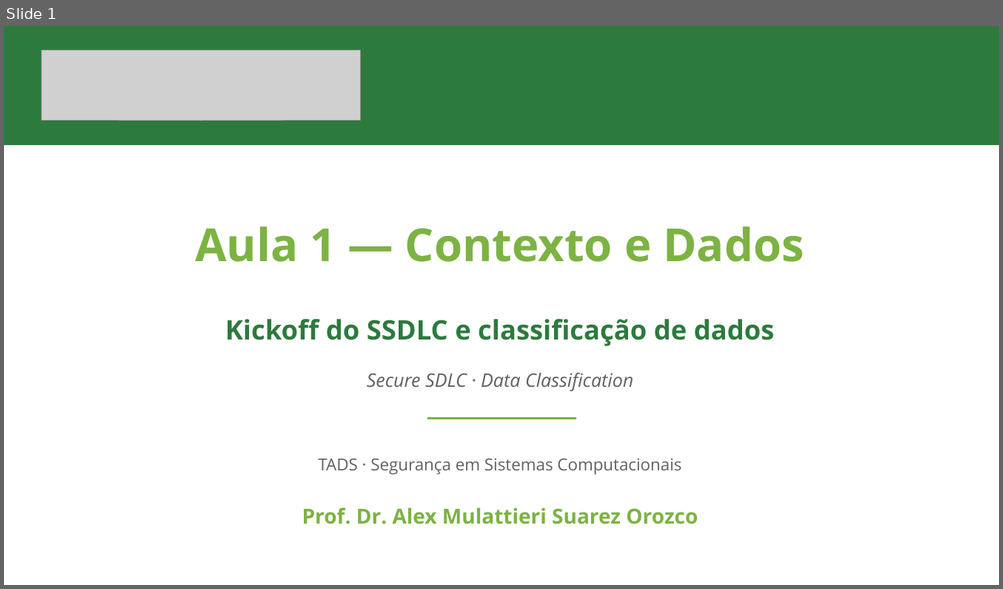
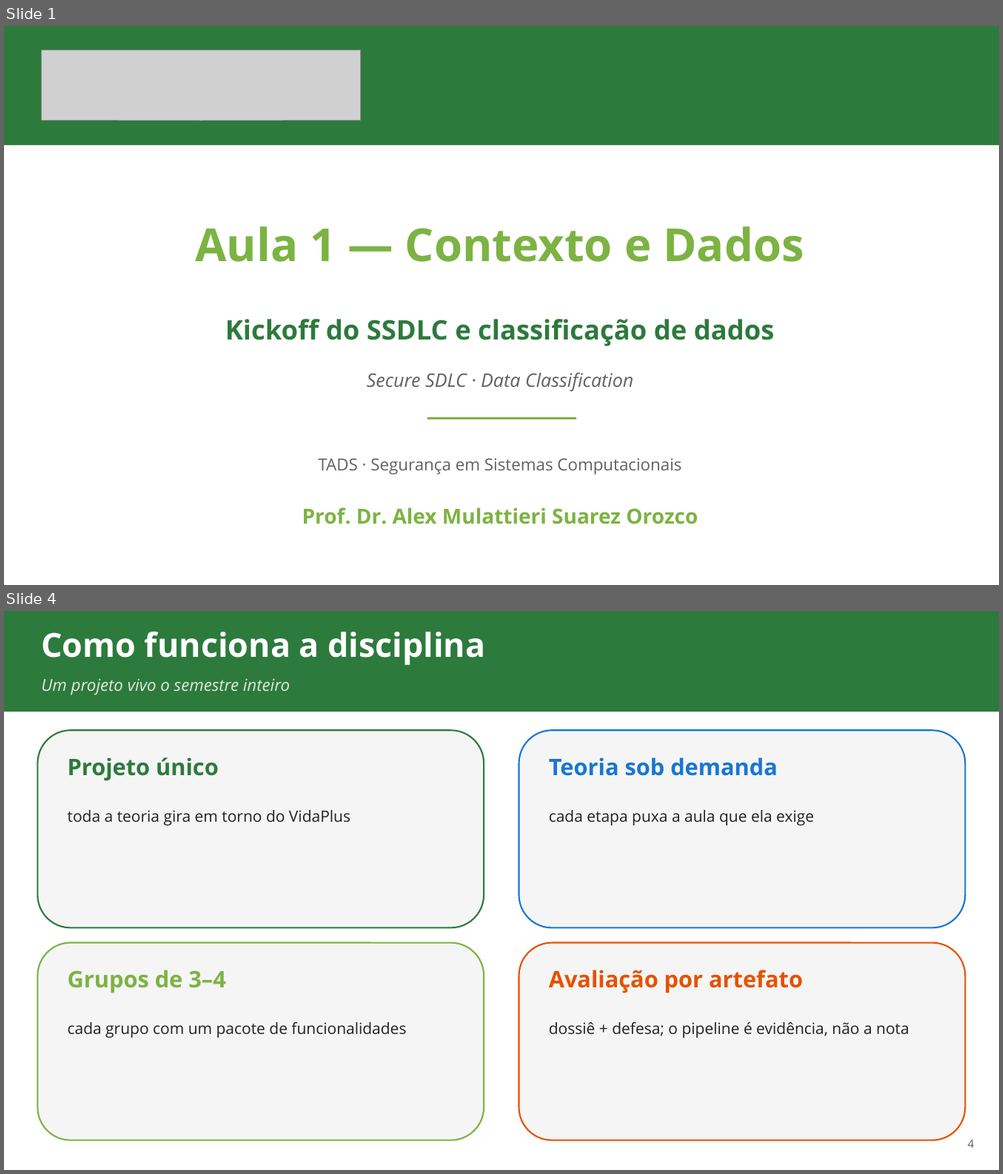
Before and after one commit to ads-sapucaia-ssc/SSC, a slide deck: aulas/aula-01-contexto-e-dados.pptx. Shown one above the other, each under a label of ours: slide 1 before the commit, slides 1 and 4 after it; the slides between them are not shown. The pictures are 1003x589 and 1003x1174 pixels, drawn with LibreOffice and Linux fonts; fonts in the diff are those of the drawing; grey boxes stand for pictures. Boxes give left, top, right and bottom in pixels: in the first picture for what was removed or moved away, otherwise in the second. Text is boxed around its words. In the diff, an @@ line names an element or a change of style, - is before the commit and + after.

Commit message:
Aula 1 (Fase 0): adiciona abertura da disciplina - contexto do projeto, funcionamento, cronograma das 8 fases e relacao de assuntos; espelha na apostila (docs/12)

```diff
--- a/aulas/aula-01-contexto-e-dados.pptx
+++ b/aulas/aula-01-contexto-e-dados.pptx
@@ slide 4 added at [4, 611, 999, 1170], background #FFFFFF @@
@@ rectangle added at [4, 611, 999, 712], fill #2D7A3D @@
@@ text added at [41, 631, 485, 665], 32 pt, text #FFFFFF, bold @@
+Como funciona a disciplina
@@ text added at [41, 678, 290, 695], 16 pt, text #E0E8DB, italic @@
+Um projeto vivo o semestre inteiro
@@ rounded rectangle added at [37, 730, 484, 928], fill #F5F5F5, outline #2D7A3D 1.5 pt @@
@@ rounded rectangle added at [519, 730, 965, 928], fill #F5F5F5, outline #1976D2 1.5 pt @@
@@ text added at [68, 758, 219, 781], 22 pt, text #2D7A3D, bold @@
+Projeto único
@@ text added at [549, 758, 777, 776], 22 pt, text #1976D2, bold @@
+Teoria sob demanda
@@ text added at [68, 810, 350, 826], 15 pt, text #212121 @@
+toda a teoria gira em torno do VidaPlus
@@ text added at [549, 810, 814, 826], 15 pt, text #212121 @@
+cada etapa puxa a aula que ela exige
@@ rounded rectangle added at [37, 943, 484, 1141], fill #F5F5F5, outline #7CB342 1.5 pt @@
@@ rounded rectangle added at [519, 943, 965, 1141], fill #F5F5F5, outline #E65100 1.5 pt @@
@@ text added at [68, 970, 225, 994], 22 pt, text #7CB342, bold @@
+Grupos de 3–4
@@ text added at [549, 970, 802, 994], 22 pt, text #E65100, bold @@
+Avaliação por artefato
@@ text added at [68, 1022, 406, 1038], 15 pt, text #212121 @@
+cada grupo com um pacote de funcionalidades
@@ text added at [549, 1022, 909, 1038], 15 pt, text #212121 @@
+dossiê + defesa; o pipeline é evidência, não a nota
@@ text added at [967, 1140, 974, 1148], 11 pt, text #616161 @@
+4
```
Also in this commit, not shown: 9 slides changed, 5 other slides added, 11 other files.
